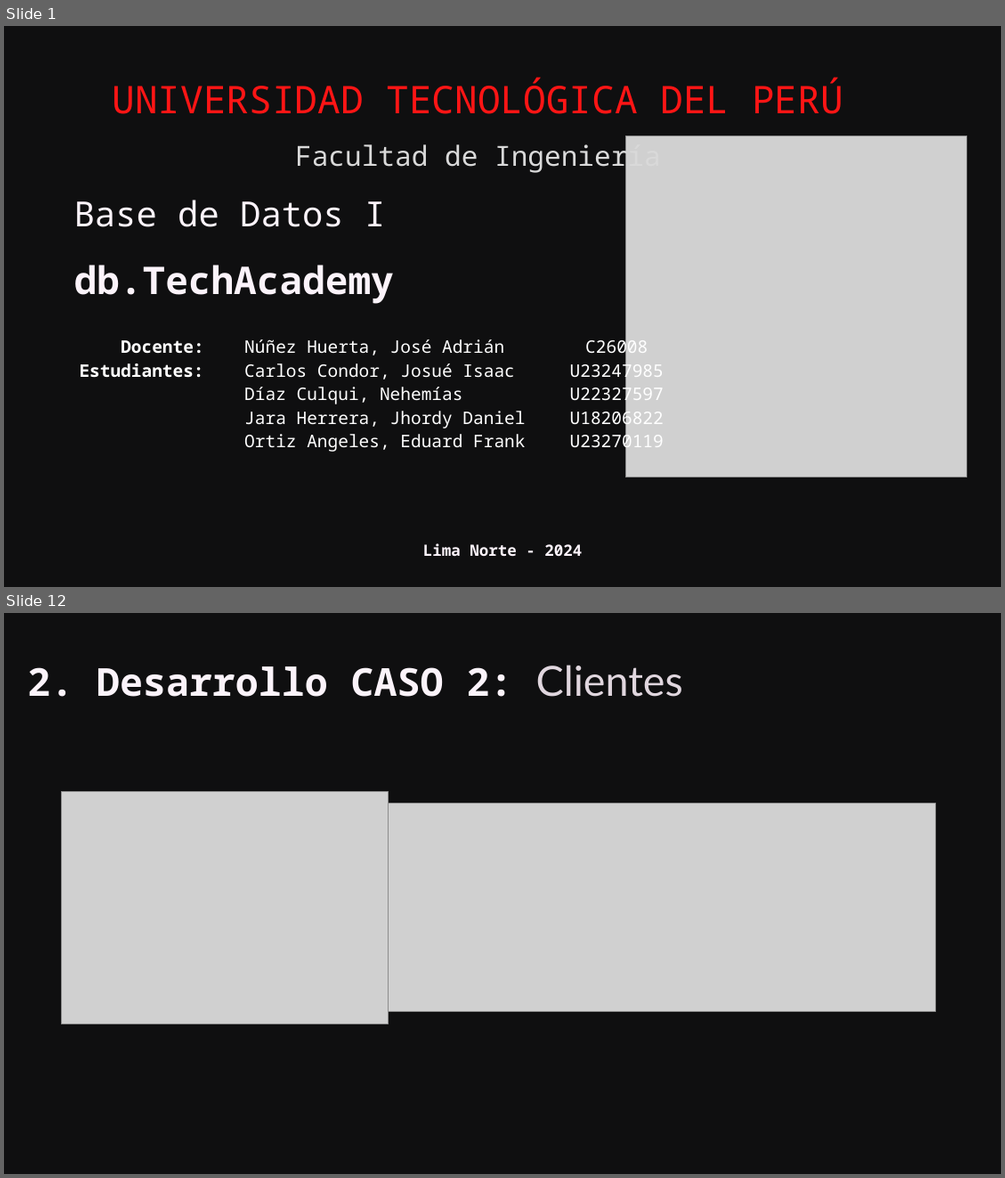
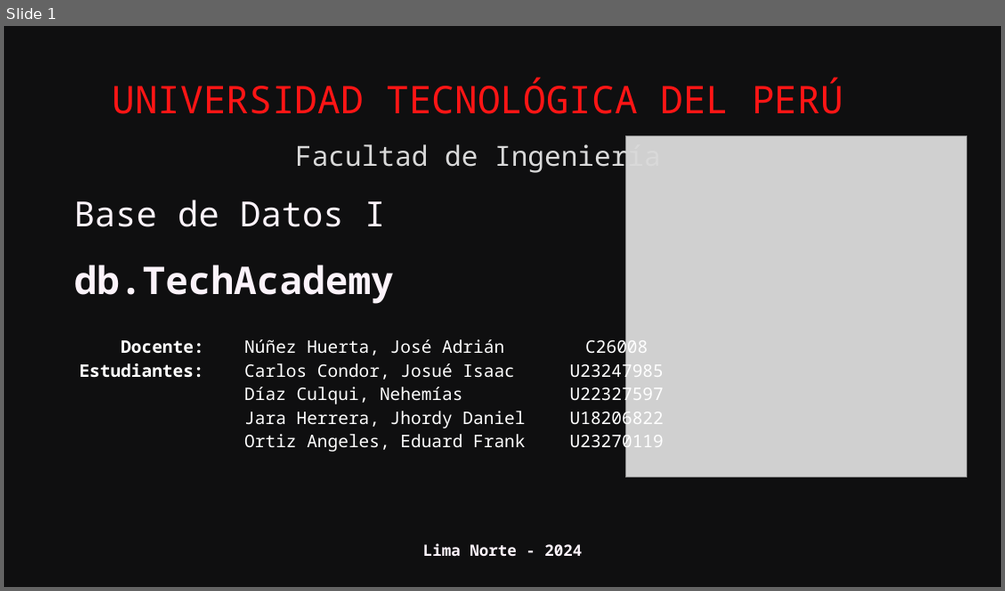
Before and after one commit to E-specter/Proyect-Database_I, a slide deck: BD.Proyect-Presentation.pptx. Shown one above the other, each under a label of ours: slides 1 and 12 before the commit, slide 1 after it; the slides between them are not shown. The pictures are 1005x1178 and 1005x591 pixels, drawn with LibreOffice and Linux fonts; fonts in the diff are those of the drawing; grey boxes stand for pictures; background and template pictures are left out. Boxes give left, top, right and bottom in pixels: in the first picture for what was removed or moved away, otherwise in the second. Text is boxed around its words. In the diff, an @@ line names an element or a change of style, - is before the commit and + after.

```diff
--- a/BD.Proyect-Presentation.pptx
+++ b/BD.Proyect-Presentation.pptx
@@ slide 12 removed at [4,613,1001,1174], background #000000; not listed: 1 template element that a slide beside it also shows @@
@@ text removed at [27,665,683,697] @@
-2. Desarrollo CASO 2: Clientes
@@ picture removed at [61,791,388,1023] @@
@@ picture removed at [388,803,935,1011] @@
```
Also in this commit, not shown: 1 slide changed, 9 slides added, 22 other slides removed.
